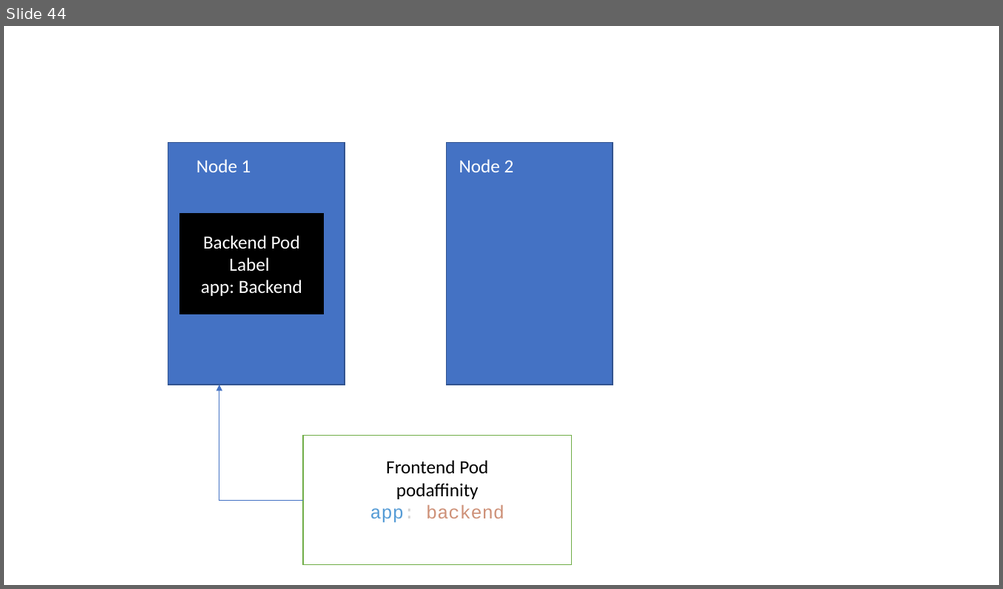
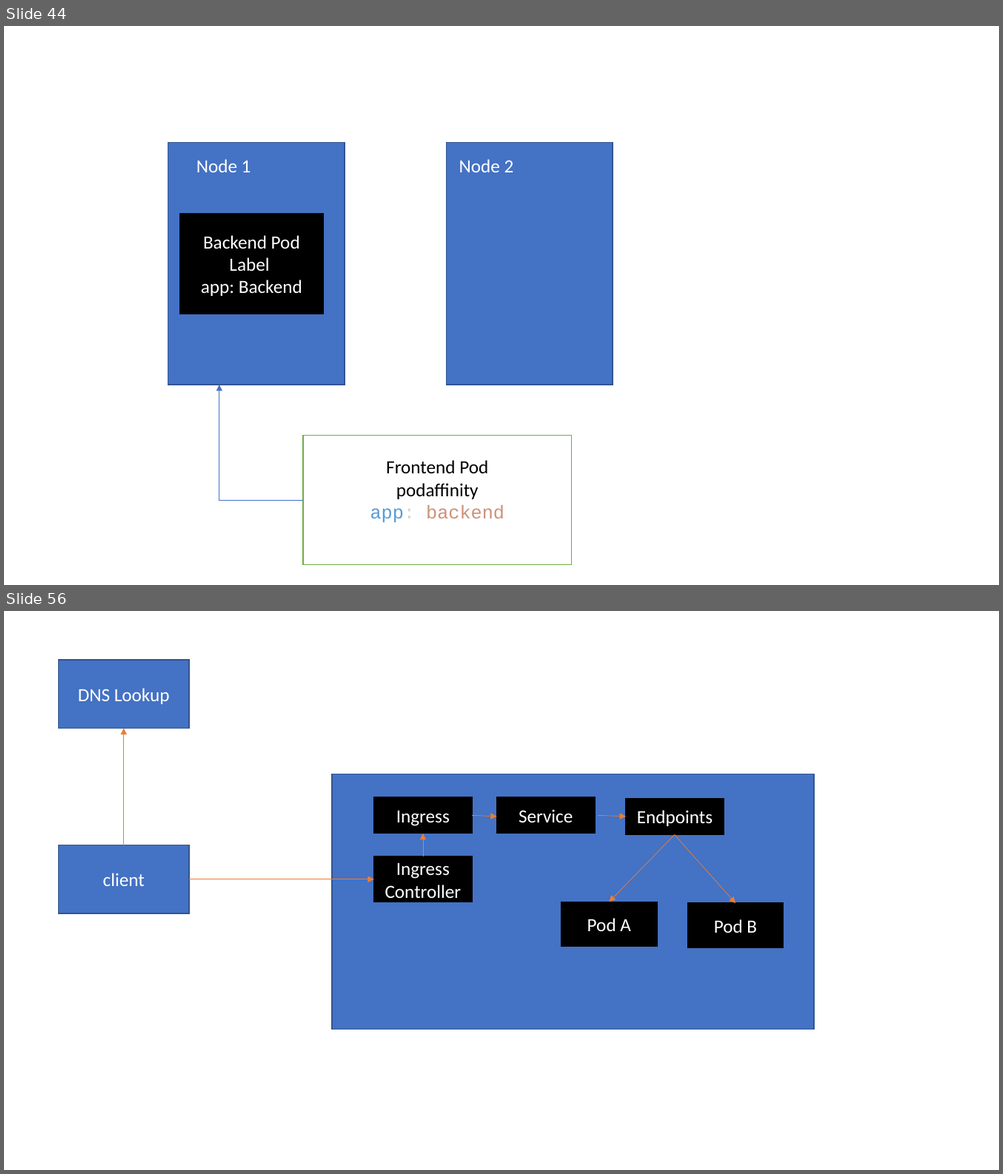
Before and after one commit to BhaveshBR/ckalab, a slide deck: WhiteBoard.pptx. Shown one above the other, each under a label of ours: slide 44 before the commit, slides 44 and 56 after it; the slides between them are not shown. The pictures are 1003x589 and 1003x1174 pixels, drawn with LibreOffice and Linux fonts; fonts in the diff are those of the drawing. Boxes give left, top, right and bottom in pixels: in the first picture for what was removed or moved away, otherwise in the second. Text is boxed around its words. In the diff, an @@ line names an element or a change of style, - is before the commit and + after.

```diff
--- a/WhiteBoard.pptx
+++ b/WhiteBoard.pptx
@@ slide 56 added at [4,611,999,1170], background #FFFFFF @@
@@ rectangle added at [59,661,189,729], fill #4472C4, outline #325491 1 pt, 18 pt, text #FFFFFF @@
+DNS Lookup
@@ arrow added from (123, 846) to (123, 728), #ED7D31 0.5 pt @@
@@ rectangle added at [333,775,814,1030], fill #4472C4, outline #325491 1 pt @@
@@ rectangle added at [374,797,472,833], fill #000000, outline #000000 1 pt, 18 pt, text #FFFFFF @@
+Ingress
@@ rectangle added at [496,797,595,833], fill #000000, outline #000000 1 pt, 18 pt, text #FFFFFF @@
+Service
@@ rectangle added at [626,798,723,834], fill #000000, outline #000000 1 pt, 18 pt, text #FFFFFF @@
+Endpoints
@@ arrow added from (472, 815) to (496, 817), #ED7D31 0.5 pt @@
@@ arrow added from (598, 815) to (626, 817), #ED7D31 0.5 pt @@
@@ rectangle added at [59,846,189,914], fill #4472C4, outline #325491 1 pt, 18 pt, text #FFFFFF @@
+client
@@ arrow added from (423, 857) to (423, 833), #ED7D31 0.5 pt @@
@@ arrow added from (674, 834) to (609, 902), #ED7D31 0.5 pt @@
@@ arrow added from (674, 835) to (735, 903), #ED7D31 0.5 pt @@
@@ rectangle added at [374,857,472,902], fill #000000, outline #000000 1 pt, 18 pt, text #FFFFFF @@
+Ingress
+Controller
@@ arrow added from (189, 880) to (374, 880), #ED7D31 0.5 pt @@
@@ rectangle added at [561,902,657,947], fill #000000, outline #000000 1 pt, 18 pt, text #FFFFFF @@
+Pod A
@@ rectangle added at [688,903,783,948], fill #000000, outline #000000 1 pt, 18 pt, text #FFFFFF @@
+Pod B
```
Also in this commit, not shown: 21 other slides added.
